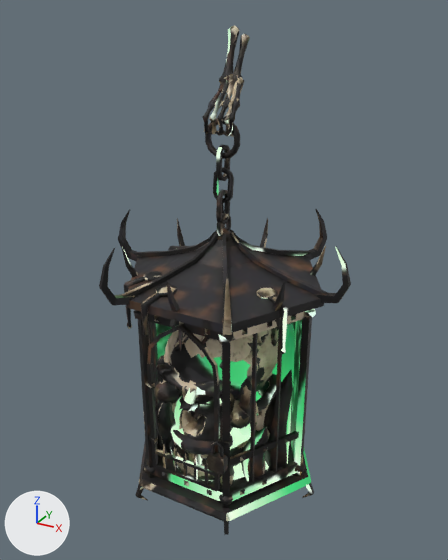
Two versions of the glTF model assets/models/beasts/skulllantern.glb, one commit apart.
Camera for both pictures: a camera (50 mm lens) standing at (1.038, -1.888, 0.326) and looking at (-0.018, 0.031, -0.633). Lighting does not change. The marker at lower left points along +X, +Y and +Z. The older version comes first. Vertices at exactly the same position are counted once.

The first picture shows 'lantern'.
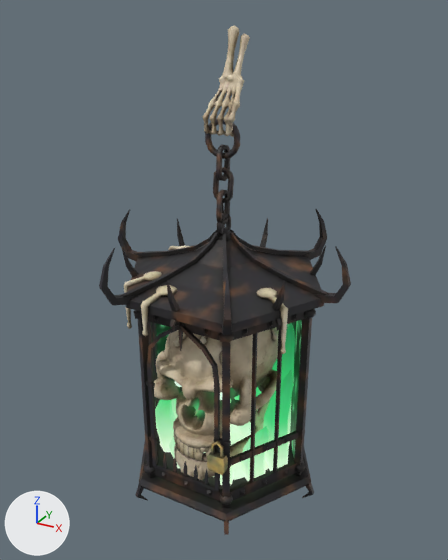
The change in detail:
me_iron is used by ob_lantern; location (0.0, 0.0, 0.0).
me_iron had 6046 vertices, 10906 faces and spanned x -0.49..0.49, y -0.43..0.43, z -1.7..0.27.
me_iron now has 6026 vertices, 10876 faces and spans x -0.49..0.49, y -0.43..0.43, z -1.7..0.27.
me_iron part 1: the loose piece of 22 vertices spanning x 0.01..0.05, y -0.23..-0.14, z -0.81..-0.73 is rebuilt with 20 vertices and now spans x 0.01..0.05, y -0.23..-0.14, z -0.79..-0.71.
me_iron part 2: 8 loose pieces with 44 vertices, spanning x -0.14..0.19, y -0.31..0.11, z -1.26..-0.69, are deleted.
me_iron part 3: 413 vertices moved from x -0.22..0.23, y -0.31..0.21, z -1.38..-0.67 to x -0.22..0.23, y -0.31..0.22, z -1.38..-0.68; 2421 vertices removed from x -0.23..0.23, y -0.29..0.28, z -1.4..-0.67; 2418 vertices added at x -0.23..0.23, y -0.28..0.28, z -1.37..-0.65.
me_iron part 4: 4414 kept faces spanning x -0.49..0.49, y -0.43..0.43, z -1.7..0.27 get new texture (UV) coordinates.
Other edits to the shape of me_iron do not show in these pictures.

Pixel boxes [x1, y1, x2, y2] of what changed, in the pictures (448 x 560 px; the box of a moved part takes in the faces that stretch with it):
part 1 of me_iron, rebuilt: before [199, 337, 210, 350]; after [200, 336, 207, 345]
part 2 of me_iron, deleted (mostly hidden): before [155, 328, 274, 476]
part 3 of me_iron, moved or reshaped: [154, 327, 279, 485] in both
part 4 of me_iron, surface changed: [99, 26, 351, 535] in both
